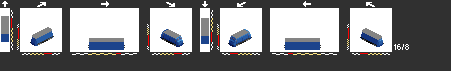
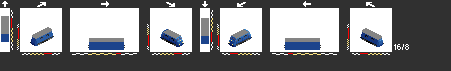
Before/after of a w=451, h=71 layered artwork. What changed in the layer stack:
showed "lights" over [179, 40, 233, 45]
showed "vent mx", painted on it over [40, 34, 374, 41]
